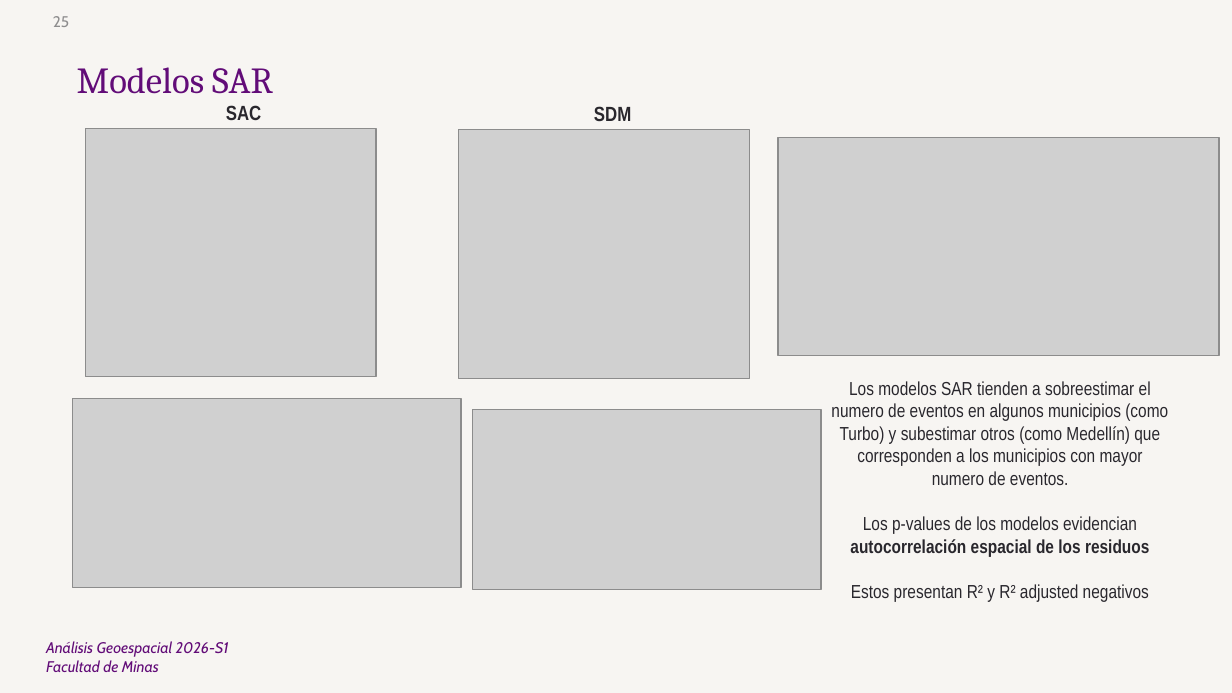
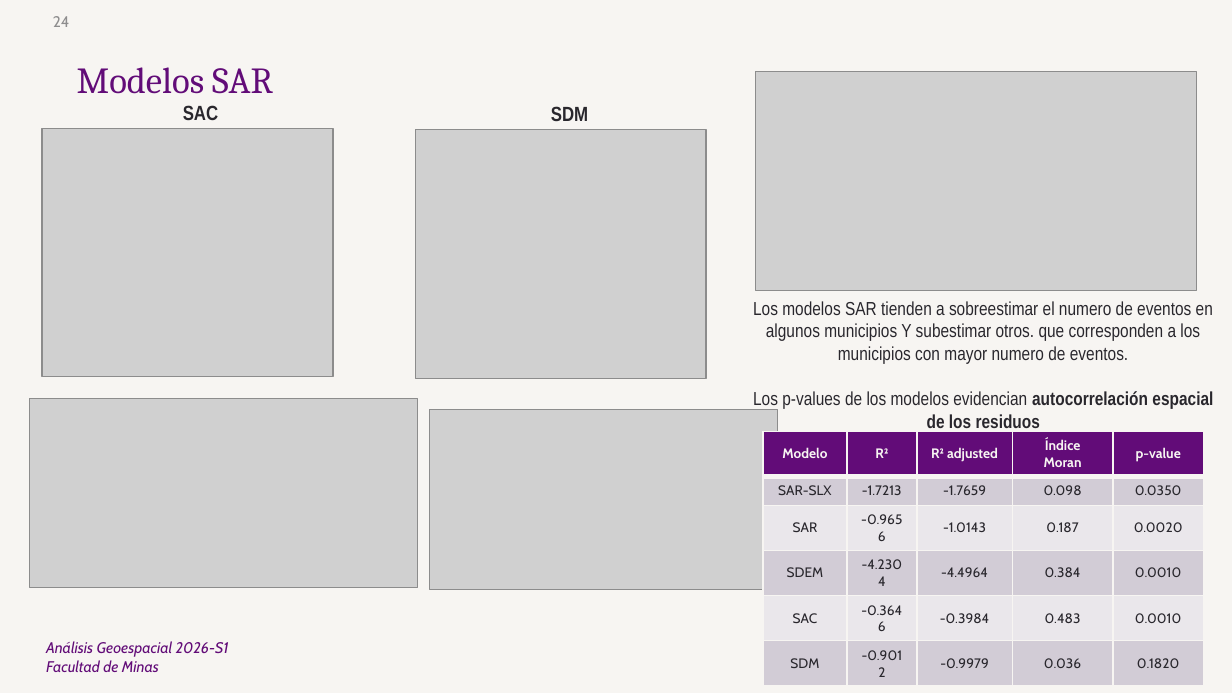
Before and after one commit to juzuluagao/2026_I_Analisis_Geoespacial, a slide deck: slide 24 of Presentaciones/SegundaPresentacion_AG_JDZO.pptx (slide 25 before the commit). Drawn at 1232x693 pixels with LibreOffice and Linux fonts; fonts in the diff are those of the drawing; grey boxes stand for pictures; background and template pictures are left out. Boxes give left, top, right and bottom in pixels: in the first picture for what was removed or moved away, otherwise in the second. Text is boxed around its words. In the diff, an @@ line names an element or a change of style, - is before the commit and + after.

```diff
--- a/Presentaciones/SegundaPresentacion_AG_JDZO.pptx
+++ b/Presentaciones/SegundaPresentacion_AG_JDZO.pptx
@@ page number at [53, 16, 70, 27]: text changed @@
-25
+24
@@ picture: place and size @@
-picture at [777, 137, 1218, 355]
+picture at [755, 71, 1196, 290]
@@ 4 pictures, 2 texts: place and size @@
-4 pictures, 2 texts at [73, 105, 822, 589]
+4 pictures, 2 texts at [30, 105, 779, 589]
@@ text "Los modelos SAR tienden a ...": place and size @@
-text "Los modelos SAR tienden a ..." at [831, 381, 1168, 602]
+text "Los modelos SAR tienden a ..." at [753, 301, 1213, 428]
@@ text at [753, 301, 1213, 364]: text changed @@
-Los modelos SAR tienden a sobreestimar el numero de eventos en algunos municipios (como Turbo) y subestimar otros (como Medellín) que corresponden a los municipios con mayor numero de eventos.
+Los modelos SAR tienden a sobreestimar el numero de eventos en algunos municipios Y subestimar otros. que corresponden a los municipios con mayor numero de eventos.
@@ table added at [763, 431, 1204, 672], 6 rows, 5 columns @@
+Modelo | R² | R² adjusted | Índice Moran | p-value
+SAR-SLX | -1.7213 | -1.7659 | 0.098 | 0.0350
+SAR | -0.9656 | -1.0143 | 0.187 | 0.0020
+SDEM | -4.2304 | -4.4964 | 0.384 | 0.0010
+SAC | -0.3646 | -0.3984 | 0.483 | 0.0010
+SDM | -0.9012 | -0.9979 | 0.036 | 0.1820
@@ text at [851, 584, 1149, 602]: paragraph removed @@
-Estos presentan R² y R² adjusted negativos
```
Also in this commit, not shown: 5 other slides changed, 1 slide added, 2 slides removed, 23 other files.
